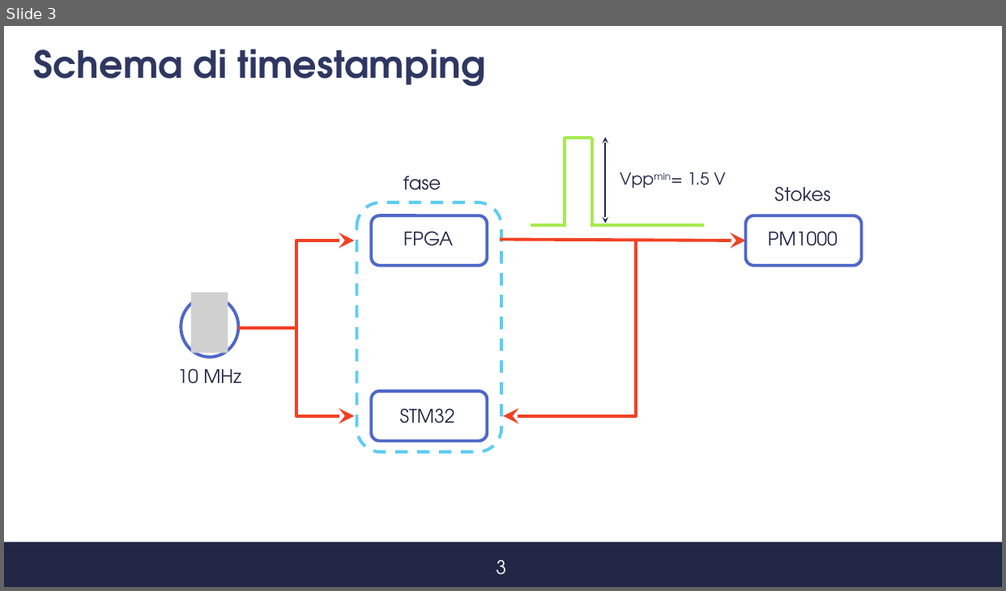
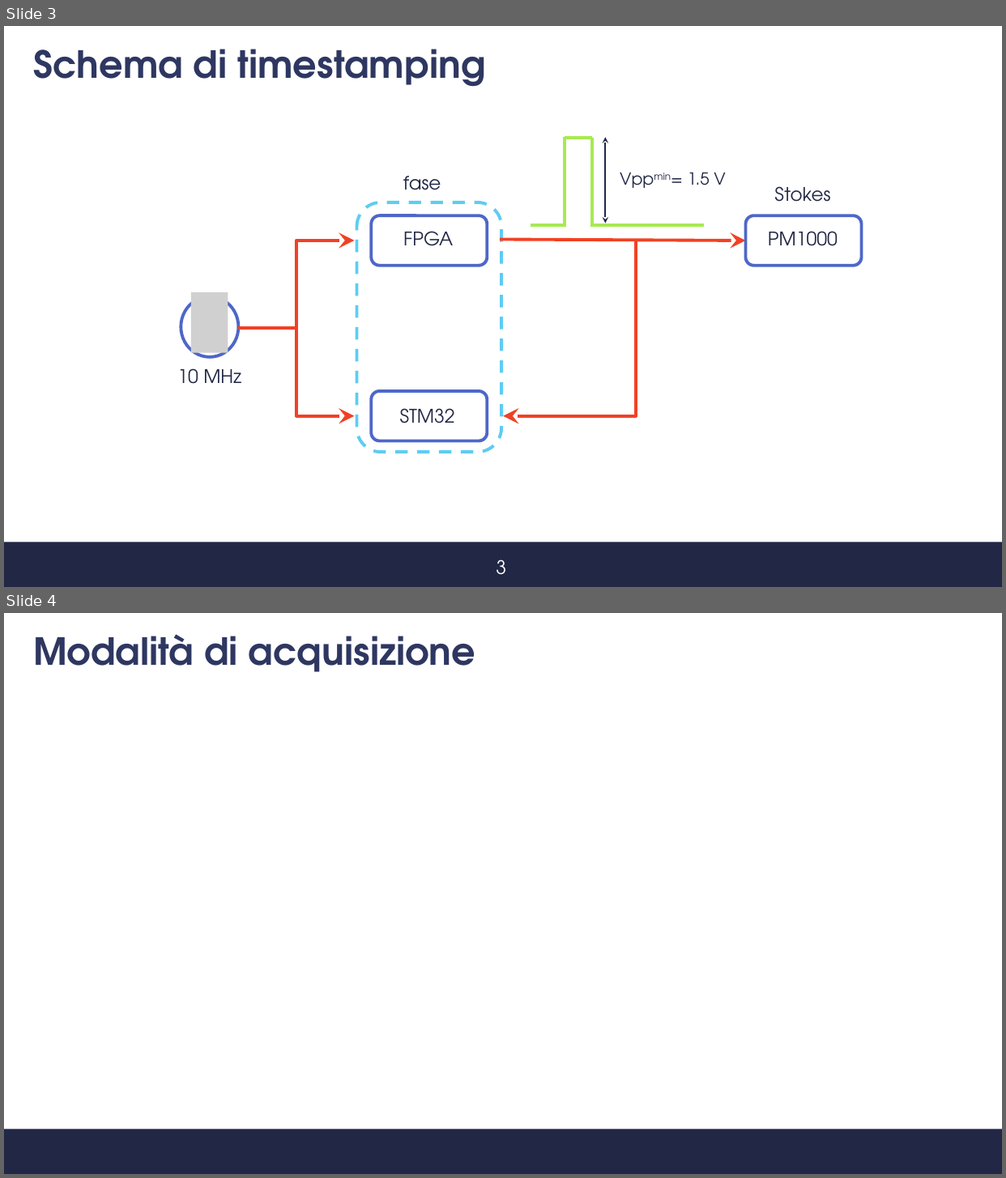
Before and after one commit to s347960/Presentazione, a slide deck: Presentazione_07_09.pptx. Shown one above the other, each under a label of ours: slide 3 before the commit, slides 3 and 4 after it. The pictures are 1006x591 and 1006x1178 pixels, drawn with LibreOffice and Linux fonts; fonts in the diff are those of the drawing; grey boxes stand for pictures; background and template pictures are left out. Boxes give left, top, right and bottom in pixels: in the first picture for what was removed or moved away, otherwise in the second. Text is boxed around its words. In the diff, an @@ line names an element or a change of style, - is before the commit and + after.

```diff
--- a/Presentazione_07_09.pptx
+++ b/Presentazione_07_09.pptx
@@ slide 4 added at <box>4,613,1002,1174</box>, background #FFFFFF; not listed: 1 template element that a slide beside it also shows @@
@@ title added at <box>33,634,476,672</box>, 36 pt, text #2E3761, bold @@
+Modalità di acquisizione
```
Also in this commit, not shown: 7 other slides added, 4 slides removed.
